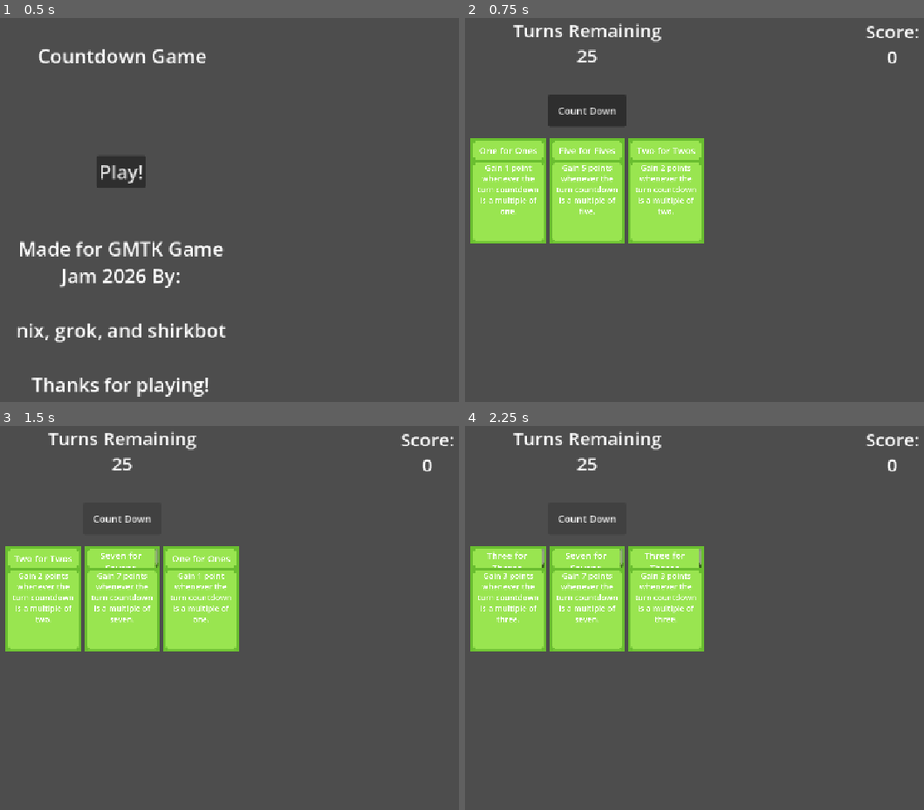
Above: before the commit, frames 1-4 (two rows, left to right).
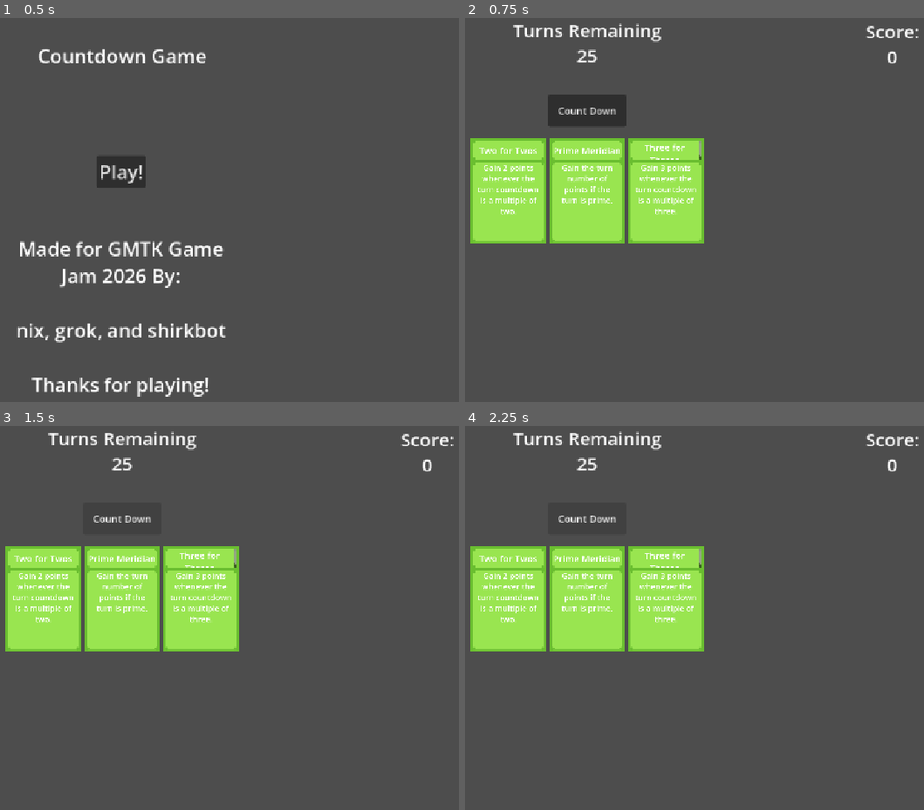
Above: after the commit, the same moments.

Repository: nixnull/gmtk-game-jam-2026-game
Game: Godot game, scene res://main_screen.tscn
Two runs of this game, one before a commit and one after it. Both use one fixed random seed, a clock stepped at 60 frames per second and the inputs below.
Inputs:
- Up to frame 1 (0.5 s): no input
- Up to frame 2 (0.75 s): click "Play!" at 0.5 s
- Up to frame 3 (1.5 s): click "Count Down" at 1.25 s
- Up to frame 4 (2.25 s): click "Count Down" at 2 s

Frame 1 is identical in both runs. In frame 2, 1.1% of the frame differs, in the area x 3-52%, y 31-52%; in frame 3, 1.1%; in frame 4, 1.0%.

Commit message:
add prime meridian card, minor fixes

Diff:
--- a/game_screen.gd
+++ b/game_screen.gd
@@ -25,6 +25,12 @@
 		"Desc": "Gain 7 points whenever the turn countdown is a multiple of seven.",
 		"Cost": 1,
 		"Function": proc_timer_multiple, "Parameters": [fmod,7,7]
+	},
+
+	"Prime Meridian": {
+		"Desc": "Gain the turn number of points if the turn is prime.",
+		"Cost": 1,
+		"Function": proc_is_prime, "Parameters": []
 	},
 
 }
@@ -86,16 +92,33 @@
 
 	if selected_cards.is_empty():
 		print("empty")
+	else:
+		update_turns(total_cost)
 
-	update_turns(total_cost)
+		$Bank.new_hand(3)
 
-	$Bank.new_hand(3)
+		$Inventory.display_inventory(owned_cards)
 
-	$Inventory.display_inventory(owned_cards)
+		$Score.text = "Score:\n" + str(score)
 
-	$Score.text = "Score:\n" + str(score)
+		print("Ok, ", turns_left, " turns left...")
 
-	print("Ok, ", turns_left, " turns left...")
+func proc_is_prime(parameters):
+	var number = turns_left
+	var is_prime = true
+
+	if number in [0,1]:
+		is_prime = false
+	elif number == 2:
+		is_prime = true
+	else:
+		for i in range(2,floor(number/2)):
+			if fmod(number, i) == 0:
+				is_prime = false
+
+	print(number, " is prime? ", is_prime)
+	if is_prime:
+		score += turns_left
 
 func proc_timer_multiple(parameters):
 	var proc_condition = parameters[0]
